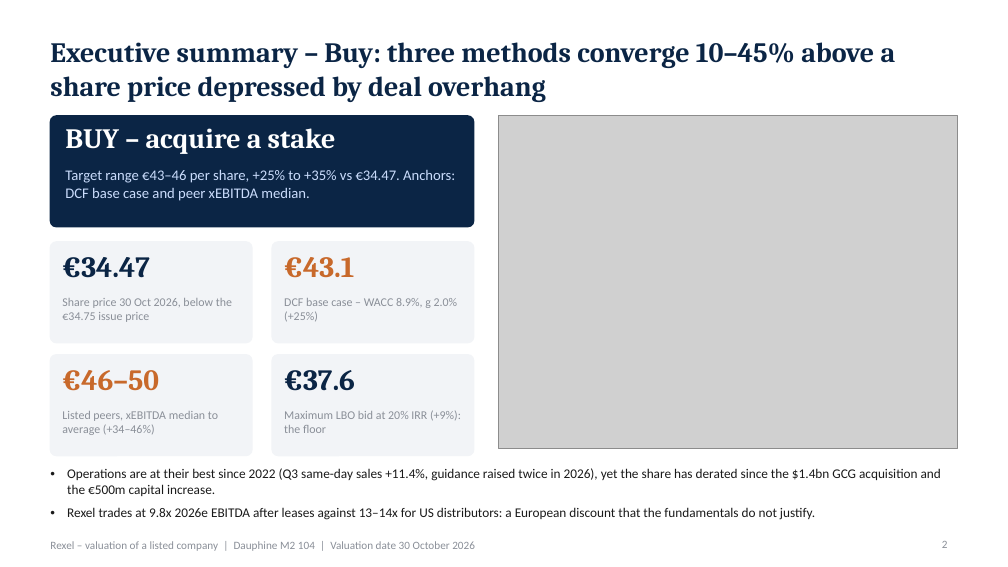
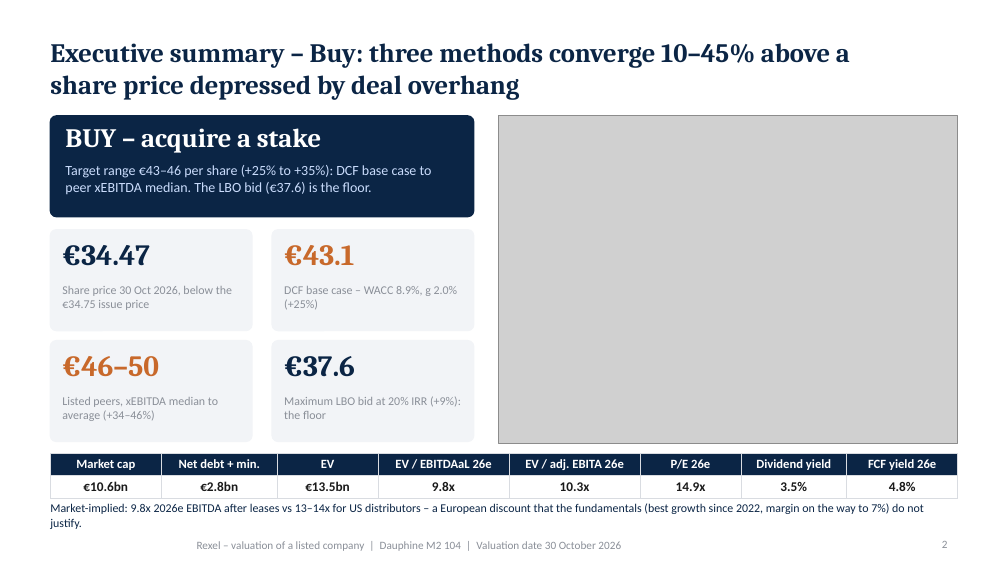
Before and after one commit to marwanferreira/rexel-valuation, a slide deck: slide 2 of Rexel valuation - deck.pptx. Drawn at 1008x567 pixels with LibreOffice and Linux fonts; fonts in the diff are those of the drawing; grey boxes stand for pictures; background and template pictures are left out. Boxes give left, top, right and bottom in pixels: in the first picture for what was removed or moved away, otherwise in the second. Text is boxed around its words. In the diff, an @@ line names an element or a change of style, - is before the commit and + after.

Commit message:
Densify deck: logos, EV build-up, implied-value math, MM cross-check, FCF table, debt schedule, holding P&L, scenarios; full names; README

```diff
--- a/Rexel valuation - deck.pptx
+++ b/Rexel valuation - deck.pptx
@@ title "Executive summary – Buy: three ..." at [50,43,850,100]: size 20 to 19 pt @@
@@ rounded rectangle: place and size @@
-rounded rectangle at [50,116,474,227]
+rounded rectangle at [50,116,474,217]
@@ rounded rectangle at [50,116,474,217]: proportions changed @@
@@ picture: place and size @@
-picture at [499,116,958,449]
+picture at [499,116,958,444]
@@ text "BUY – acquire a stake" at [65,128,321,153]: size 20 to 19 pt @@
@@ text at [65,165,432,194]: text changed; size 10.5 to 10 pt @@
-Target range €43–46 per share, +25% to +35% vs €34.47. Anchors: DCF base case and peer xEBITDA median.
+Target range €43–46 per share (+25% to +35%): DCF base case to peer xEBITDA median. The LBO bid (€37.6) is the floor.
@@ 4 texts, 2 rounded rectangles: place and size @@
-4 texts, 2 rounded rectangles at [50,242,474,343]
+4 texts, 2 rounded rectangles at [50,230,474,331]
@@ 4 texts, 2 rounded rectangles: place and size @@
-4 texts, 2 rounded rectangles at [50,355,474,456]
+4 texts, 2 rounded rectangles at [50,341,474,442]
@@ table added at [50,454,958,554], 2 rows, 8 columns @@
+Market cap | Net debt + min. | EV | EV / EBITDAaL 26e | EV / adj. EBITA 26e | P/E 26e | Dividend yield | FCF yield 26e
+€10.6bn | €2.8bn | €13.5bn | 9.8x | 10.3x | 14.9x | 3.5% | 4.8%
@@ text at [50,503,924,529]: text changed; size 9.5 to 8.5 pt; text colour #1A1A1A to #0B2545 @@
-• Operations are at their best since 2022 (Q3 same-day sales +11.4%, guidance raised twice in 2026), yet the share has derated since the $1.4bn GCG acquisition and the €500m capital increase.
-• Rexel trades at 9.8x 2026e EBITDA after leases against 13–14x for US distributors: a European discount that the fundamentals do not justify.
+Market-implied: 9.8x 2026e EBITDA after leases vs 13–14x for US distributors – a European discount that the fundamentals (best growth since 2022, margin on the way to 7%) do not justify.
@@ text "Rexel – valuation of a ...": place and size @@
-text "Rexel – valuation of a ..." at [50,541,475,551]
+text "Rexel – valuation of a ..." at [197,541,621,551]
```
Also in this commit, not shown: 14 other slides changed, 13 other files.
